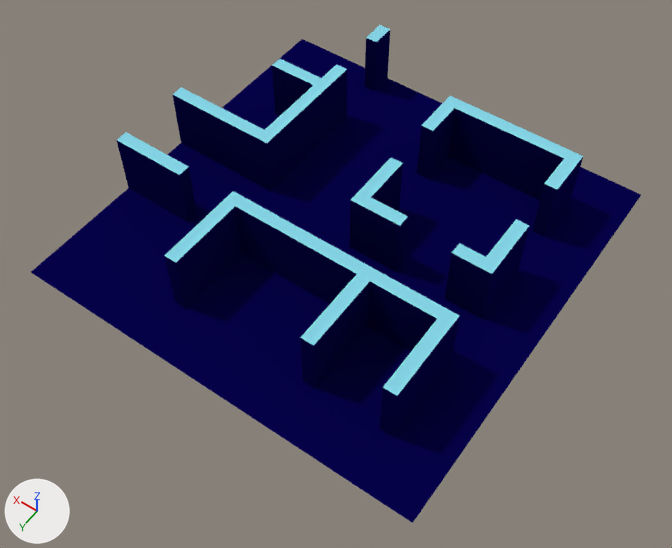
Renders of the Blender file ransom/blender/Pieza1.blend from each side of a commit.
One viewpoint serves both versions: a camera (50 mm lens) standing at (-25.2, 36.6, 51.8) and looking at (-1.5, 3.4, -0.3). Arrows for +X, +Y and +Z are at lower left; the lights stay in place.

In view in the first picture: 'Pieza1'.
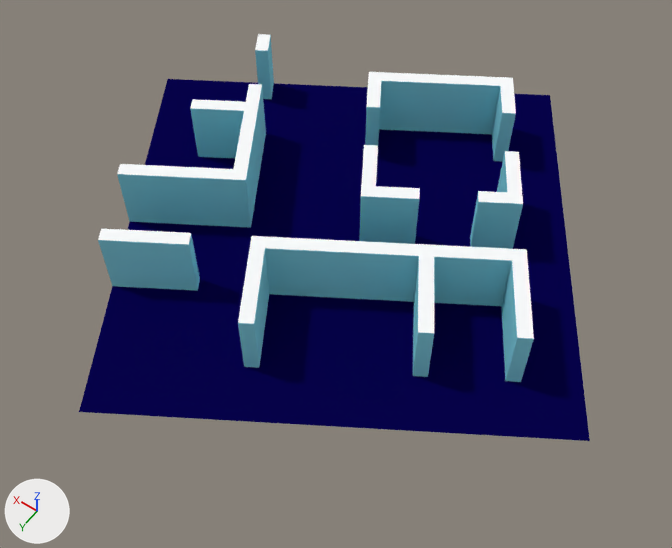
Boxes (x1, y1, x2, y2) around the edits, measured in the pictures (672 x 548 px):
'Pieza1', recoloured, turned: before (31, 25, 641, 523); after (79, 34, 590, 441)
part 1 of me_pieza1, recoloured: before (117, 30, 583, 437); after (98, 35, 534, 382)

The change in detail:
Material 'MaterialBorde' (mat_materialborde) changes colour from cyan #86d5e7 to white #fcfeff; in linear values from (0.239, 0.666, 0.8) to (0.97, 0.987, 1.0).
Material 'MaterialPared' (mat_materialpared) is new.
Its base color is (0.239, 0.666, 0.8) (cyan #86d5e7).
me_pieza1 has 1299 vertices, 1234 faces and spans x -16.0..16.0, y -16.0..16.0, z 0.0..5.0.
me_pieza1 is used by ob_pieza1; location (0.0, 0.0, 0.0).
me_pieza1 part 1: all 210 faces centred in x -12.0..16.0, y -16.0..12.0, z 2.5 switch from mat_materialsuelo (dark blue #06024b) to mat_materialpared (cyan #86d5e7).
Object 'Pieza1' (ob_pieza1) turns from (0, 0, 0) to (0, 0, 32) degrees about x, y and z.
